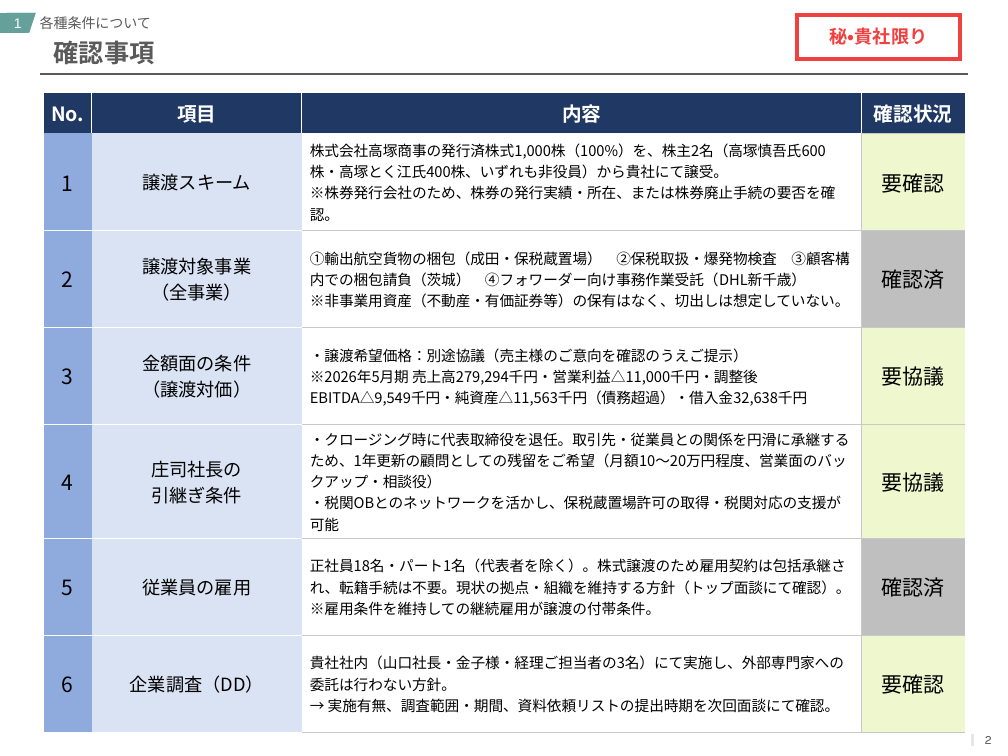
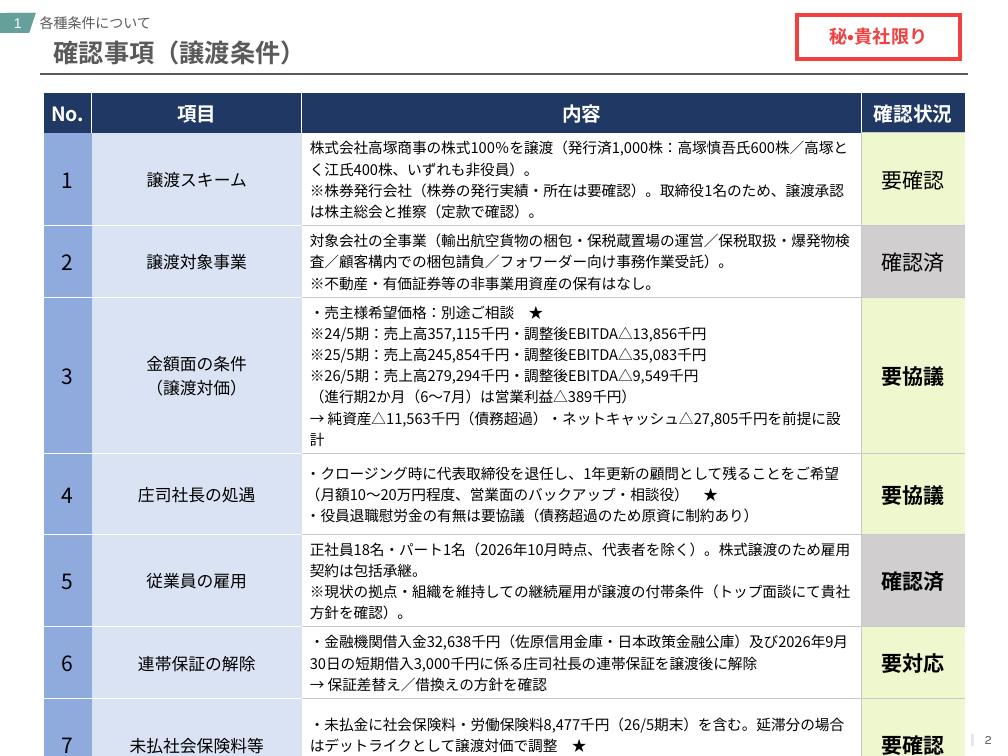
Before and after one commit to keisuketagaito/github-1st, a slide deck: slide 3 of 株式会社高塚商事/高塚商事_今後のスケジュールと論点整理.pptx. Drawn at 1008x756 pixels with LibreOffice and Linux fonts; fonts in the diff are those of the drawing. Boxes give left, top, right and bottom in pixels: in the first picture for what was removed or moved away, otherwise in the second. Text is boxed around its words. In the diff, an @@ line names an element or a change of style, - is before the commit and + after.

```diff
--- a/株式会社高塚商事/高塚商事_今後のスケジュールと論点整理.pptx
+++ b/株式会社高塚商事/高塚商事_今後のスケジュールと論点整理.pptx
@@ title at (x1=54, y1=40, x2=306, y2=65): text changed @@
-確認事項
+確認事項（譲渡条件）
@@ table at (x1=44, y1=93, x2=965, y2=756) @@
-row 2: 1 | 譲渡スキーム | 株式会社高塚商事の発行済株式1,000株（100%）を、株主2名（高塚慎吾氏600株・高塚とく江氏400株、いずれも非役員）から貴社にて譲受。 / ※株券発行会社のため、株券の発行実績・所在、または株券廃止手続の要否を確認。 | 要確認
-row 3: 2 | 譲渡対象事業 / （全事業） | ①輸出航空貨物の梱包（成田・保税蔵置場） ②保税取扱・爆発物検査 ③顧客構内での梱包請負（茨城） ④フォワーダー向け事務作業受託（DHL新千歳） / ※非事業用資産（不動産・有価証券等）の保有はなく、切出しは想定していない。 | 確認済
-row 4: 3 | 金額面の条件 / （譲渡対価） | ・譲渡希望価格：別途協議（売主様のご意向を確認のうえご提示） / ※2026年5月期 売上高279,294千円・営業利益△11,000千円・調整後EBITDA△9,549千円・純資産△11,563千円（債務超過）・借入金32,638千円 | 要協議
-row 5: 4 | 庄司社長の / 引継ぎ条件 | ・クロージング時に代表取締役を退任。取引先・従業員との関係を円滑に承継するため、1年更新の顧問としての残留をご希望（月額10～20万円程度、営業面のバックアップ・相談役） / ・税関OBとのネットワークを活かし、保税蔵置場許可の取得・税関対応の支援が可能 | 要協議
-row 6: 5 | 従業員の雇用 | 正社員18名・パート1名（代表者を除く）。株式譲渡のため雇用契約は包括承継され、転籍手続は不要。現状の拠点・組織を維持する方針（トップ面談にて確認）。 / ※雇用条件を維持しての継続雇用が譲渡の付帯条件。 | 確認済
-row 7: 6 | 企業調査（DD） | 貴社社内（山口社長・金子様・経理ご担当者の3名）にて実施し、外部専門家への委託は行わない方針。 / → 実施有無、調査範囲・期間、資料依頼リストの提出時期を次回面談にて確認。 | 要確認
+row 2: 1 | 譲渡スキーム | 株式会社高塚商事の株式100％を譲渡（発行済1,000株：高塚慎吾氏600株／高塚とく江氏400株、いずれも非役員）。 / ※株券発行会社（株券の発行実績・所在は要確認）。取締役1名のため、譲渡承認は株主総会と推察（定款で確認）。 | 要確認
+row 3: 2 | 譲渡対象事業 | 対象会社の全事業（輸出航空貨物の梱包・保税蔵置場の運営／保税取扱・爆発物検査／顧客構内での梱包請負／フォワーダー向け事務作業受託）。 / ※不動産・有価証券等の非事業用資産の保有はなし。 | 確認済
+row 4: 3 | 金額面の条件 / （譲渡対価） | ・売主様希望価格：別途ご相談 ★ / ※24/5期：売上高357,115千円・調整後EBITDA△13,856千円 / ※25/5期：売上高245,854千円・調整後EBITDA△35,083千円 / ※26/5期：売上高279,294千円・調整後EBITDA△9,549千円 / （進行期2か月（6～7月）は営業利益△389千円） / → 純資産△11,563千円（債務超過）・ネットキャッシュ△27,805千円を前提に設計 | 要協議
+row 5: 4 | 庄司社長の処遇 | ・クロージング時に代表取締役を退任し、1年更新の顧問として残ることをご希望（月額10～20万円程度、営業面のバックアップ・相談役） ★ / ・役員退職慰労金の有無は要協議（債務超過のため原資に制約あり） | 要協議
+row 6: 5 | 従業員の雇用 | 正社員18名・パート1名（2026年10月時点、代表者を除く）。株式譲渡のため雇用契約は包括承継。 / ※現状の拠点・組織を維持しての継続雇用が譲渡の付帯条件（トップ面談にて貴社方針を確認）。 | 確認済
+row 7: 6 | 連帯保証の解除 | ・金融機関借入金32,638千円（佐原信用金庫・日本政策金融公庫）及び2026年9月30日の短期借入3,000千円に係る庄司社長の連帯保証を譲渡後に解除 / → 保証差替え／借換えの方針を確認 | 要対応
+row 8: 7 | 未払社会保険料等 | ・未払金に社会保険料・労働保険料8,477千円（26/5期末）を含む。延滞分の場合はデットライクとして譲渡対価で調整 ★ / → 納付状況（納入告知書）を確認 | 要確認
```
Also in this commit, not shown: 5 other slides changed, 3 slides added, 1 slide removed, 2 other files.
